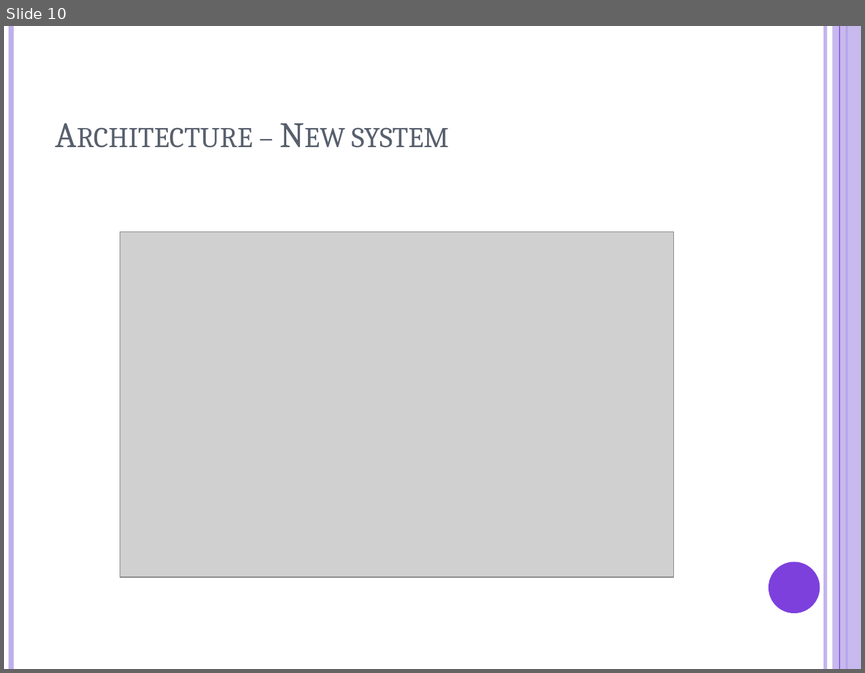
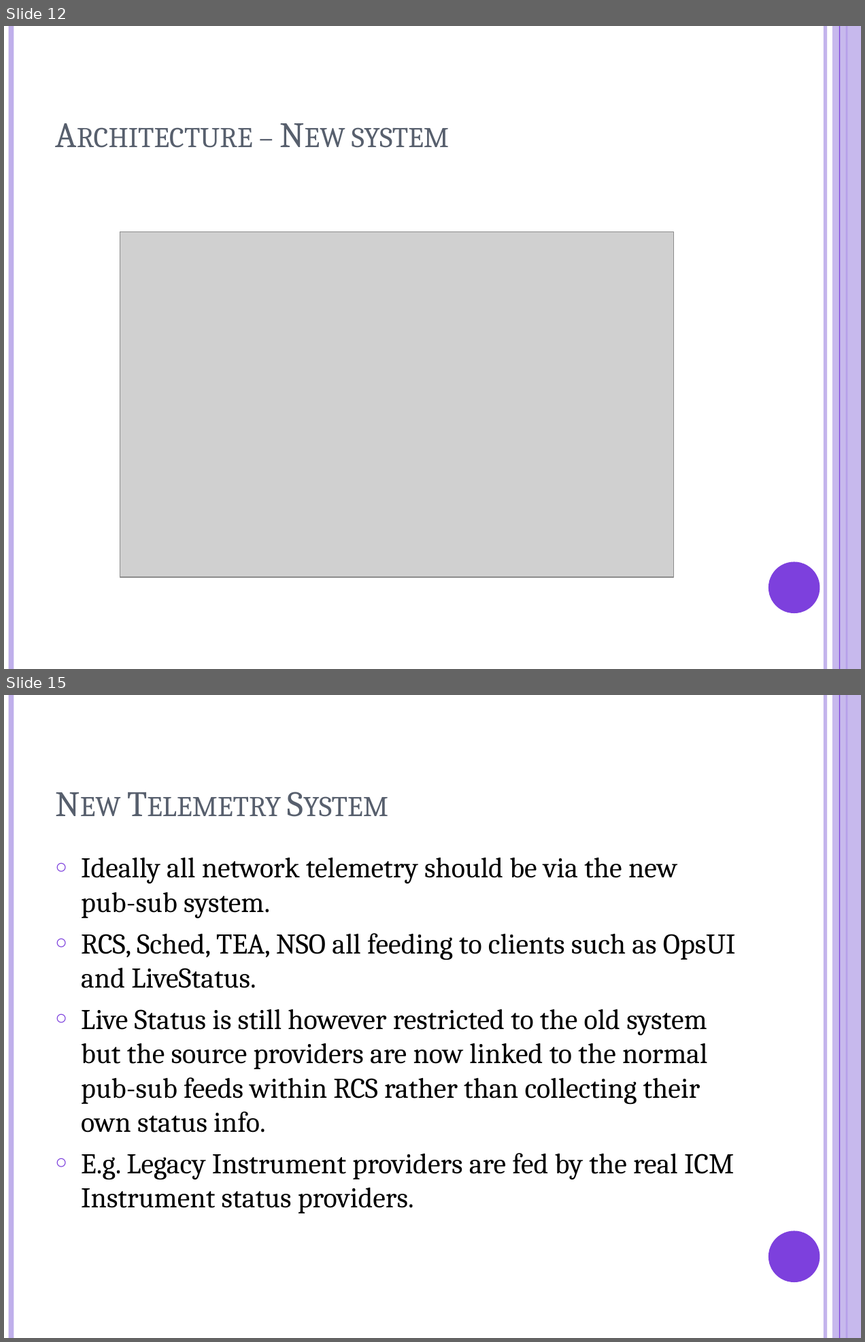
Before and after one commit to LivTel/rcs-handover, a slide deck: ppt/telemetry.pptx. Shown one above the other, each under a label of ours: slide 10 before the commit, slides 12 and 15 after it; the slides between them are not shown. The pictures are 865x673 and 865x1342 pixels, drawn with LibreOffice and Linux fonts; fonts in the diff are those of the drawing; grey boxes stand for pictures. Boxes give left, top, right and bottom in pixels: in the first picture for what was removed or moved away, otherwise in the second. Text is boxed around its words. In the diff, an @@ line names an element or a change of style, - is before the commit and + after.

Commit message:
Added live status info to telemetry

```diff
--- a/ppt/telemetry.pptx
+++ b/ppt/telemetry.pptx
@@ slide 15 added at (4,695,861,1338), background #FFFFFF; not listed: 6 template elements that a slide beside it also shows @@
@@ title added at (47,721,747,828), 30 pt, text #575F6D, small capitals @@
+New Telemetry System
@@ text added at (81,857,736,1213), 24 pt, text #000000 @@
+○ Ideally all network telemetry should be via the new pub-sub system.
+○ RCS, Sched, TEA, NSO all feeding to clients such as OpsUI and LiveStatus.
+○ Live Status is still however restricted to the old system but the source providers are now linked to the normal pub-sub feeds within RCS rather than collecting their own status info.
+○ E.g. Legacy Instrument providers are fed by the real ICM Instrument status providers.
@@ what was slide 10 is now slide 12 @@
```
Also in this commit, not shown: 4 slides changed, 4 other slides added, 1 other file.
